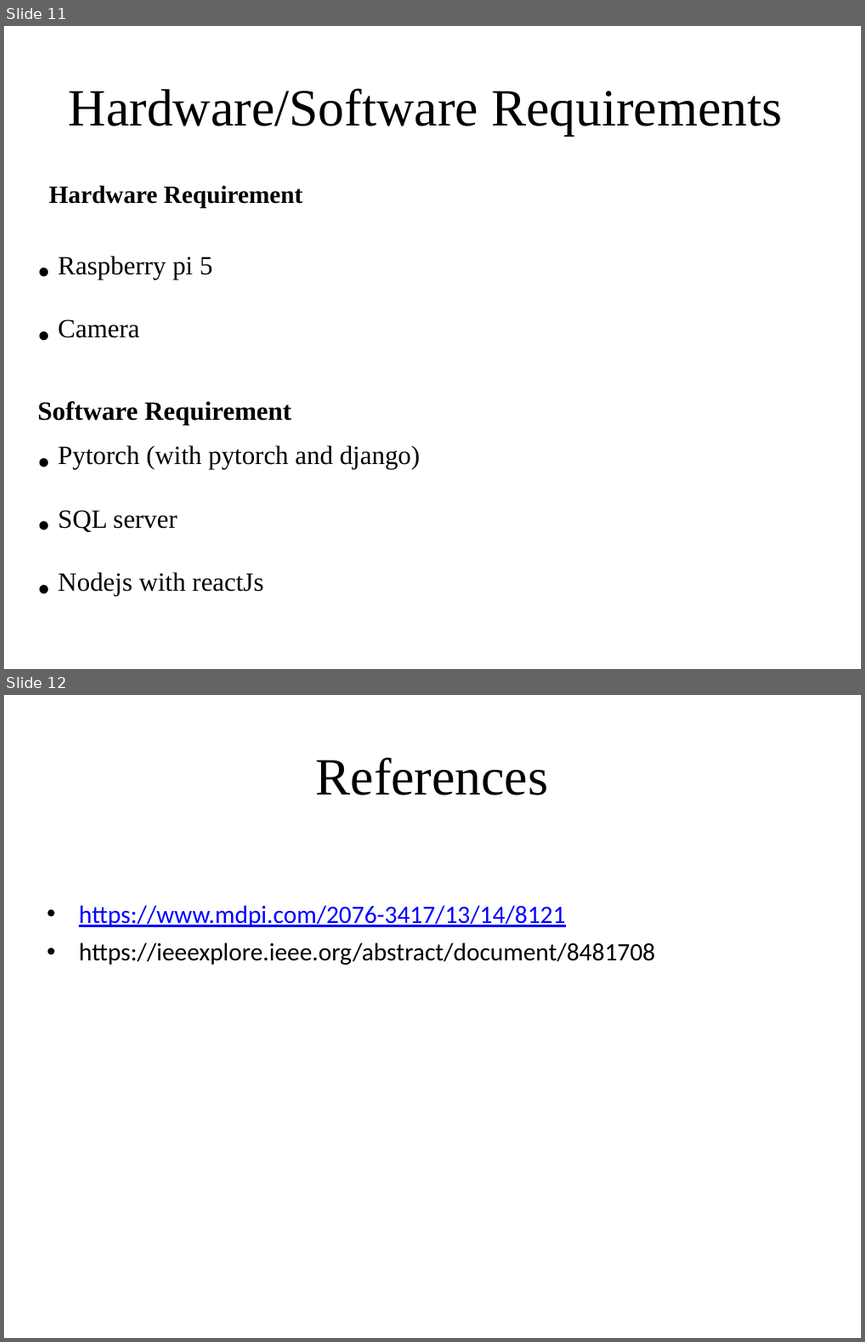
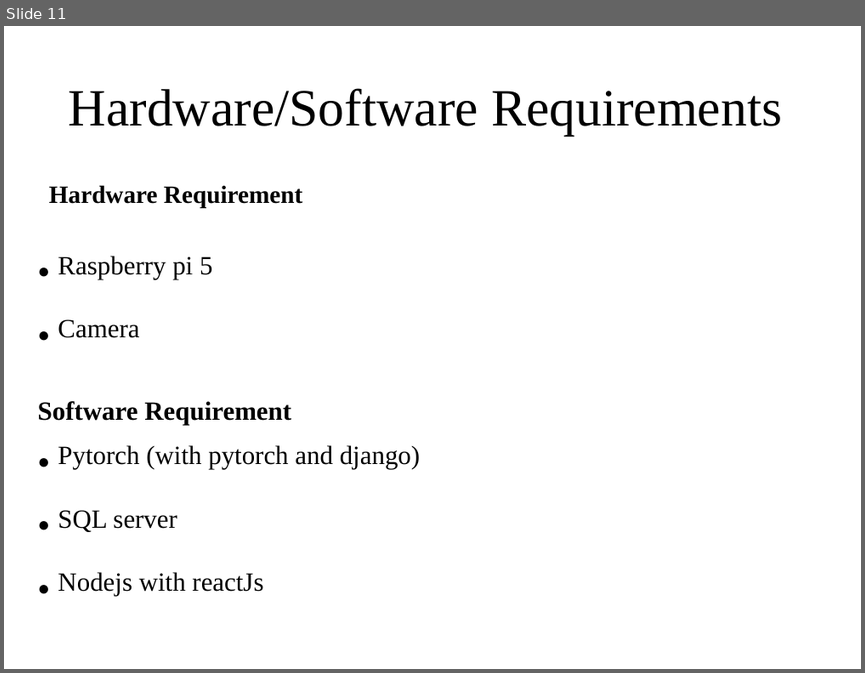
Before and after one commit to greyhatguy007/rf-projs, a slide deck: softwareProjectFinal.pptx. Shown one above the other, each under a label of ours: slides 11 and 12 before the commit, slide 11 after it. The pictures are 865x1342 and 865x673 pixels, drawn with LibreOffice and Linux fonts; fonts in the diff are those of the drawing. Boxes give left, top, right and bottom in pixels: in the first picture for what was removed or moved away, otherwise in the second. Text is boxed around its words. In the diff, an @@ line names an element or a change of style, - is before the commit and + after.

```diff
--- a/softwareProjectFinal.pptx
+++ b/softwareProjectFinal.pptx
@@ slide 12 removed at (x1=4, y1=695, x2=861, y2=1338), background #FFFFFF @@
@@ title removed at (x1=316, y1=757, x2=548, y2=795) @@
-References
@@ text removed at (x1=79, y1=905, x2=655, y2=964) @@
-• https://www.mdpi.com/2076-3417/13/14/8121
-• https://ieeexplore.ieee.org/abstract/document/8481708
```
Also in this commit, not shown: 7 slides changed, 1 slide added, 6 other files.
